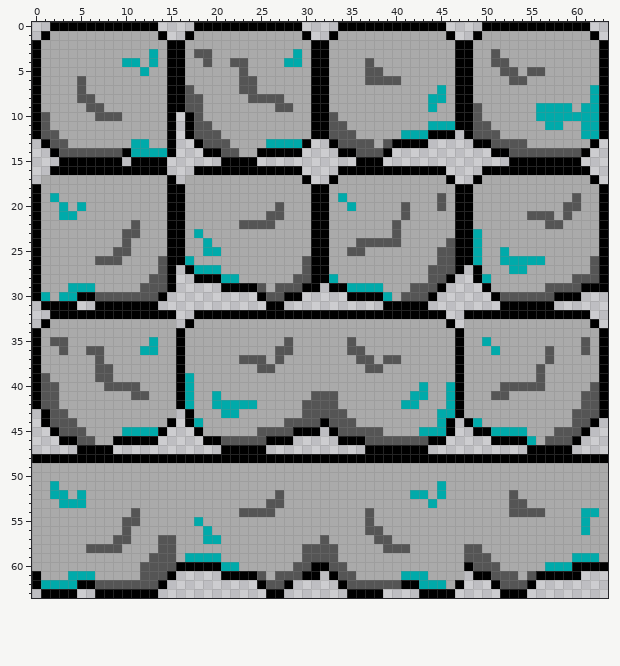
Edited in one commit: pixel-art sprite (assets/sprites/game_level/platforms_spritesheet.png). This is how it looked before the edit.
The file is 64x64 pixels.
And afterwards:
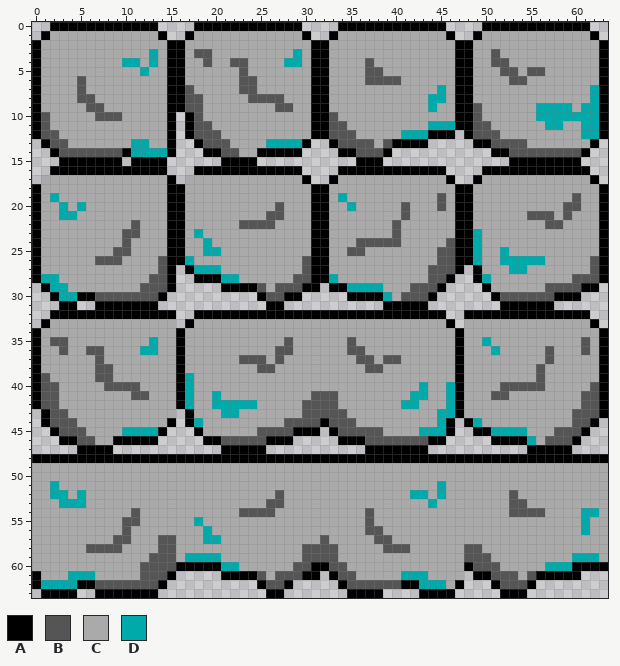
Palette (. is transparent): A #000000  B #555555  C #aaaaaa  D #00aaaa
Commit message: refactor: fix platform generation bug
Diff:
Colour A replaces colour C in row 29 at x 1; in row 30 at x 2.
Colour C replaces colour D in row 29 at x 4 to 6.
Colour D replaces colour C in row 28 at x 1 to 2; in row 29 at x 2 to 3.
Colour A is gone in row 29 at x 0 and 63; in row 30 at x 0; in row 31 at x 1 to 2.
Colour D is gone in row 30 at x 1.
Where, in picture pixels (left, top, right, bottom), the same in both pictures:
changed: (32, 274, 95, 310)
erased: (599, 283, 608, 292)
